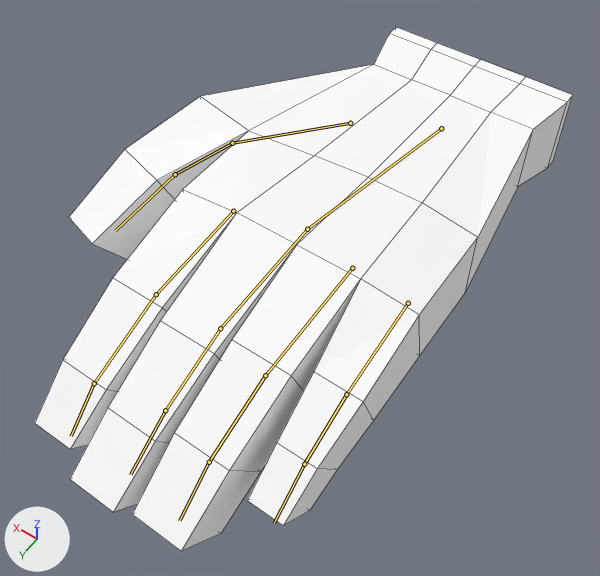
The Blender file app/models/handL.blend as it was, and as the next commit left it.
The view is the same before and after, from a camera (50 mm lens) standing at (-0.107, 0.151, 0.233) and looking at (0.008, -0.009, -0.019). Arrows for +X, +Y and +Z are at lower left; the lights stay in place. The bones that bend it are drawn over the model as lines. Mesh edges are drawn as thin lines.

Objects in the first picture: 'Hand'.
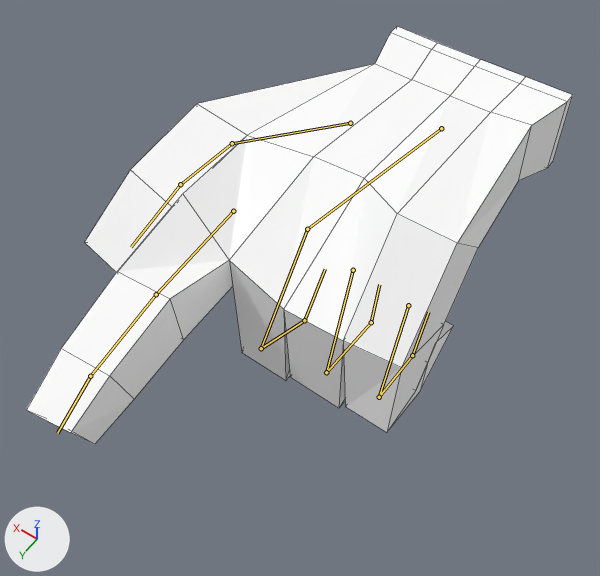
The newer file adds an action. The first version stands in its rest pose; the second is drawn at frame 10 of the action 'pointing'.

The change in detail:
Bone 'F2a' (bone_f2a) moves from (0.0, 0.0, 0.0) to (0.0, 0.0008, 0.0037).
Bone 'F2a' (bone_f2a) turns from (0, 0, 0) to (-49, 0, 0) degrees about its own x, y and z.
Bone 'F2b' (bone_f2b) moves from (0.0, 0.0, 0.0) to (0.0, -0.0006, 0.0009).
Bone 'F2b' (bone_f2b) turns from (0, 0, 0) to (-83, 0, 0) degrees about its own x, y and z.
Bone 'F2c' (bone_f2c) moves from (0.0, 0.0, 0.0) to (0.0, -0.001, -0.0042).
Bone 'F2c' (bone_f2c) turns from (0, 0, 0) to (-68, 0, 0) degrees about its own x, y and z.
Bone 'F3a' (bone_f3a) moves from (0.0, 0.0, 0.0) to (0.0, -0.0001, -0.0012).
Bone 'F3a' (bone_f3a) turns from (0, 0, 0) to (-69, 0, 0) degrees about its own x, y and z.
Bone 'F3b' (bone_f3b) moves from (0.0, 0.0, 0.0) to (0.0, -0.0022, -0.0073).
Bone 'F3b' (bone_f3b) turns from (0, 0, 0) to (-83, 0, 0) degrees about its own x, y and z.
Bone 'F3c' (bone_f3c) moves from (0.0, 0.0, 0.0) to (0.0, 0.0057, -0.0034).
Bone 'F3c' (bone_f3c) turns from (0, 0, 0) to (-68, 0, 0) degrees about its own x, y and z.
Bone 'F4a' (bone_f4a) moves from (0.0, 0.0, 0.0) to (0.0, -0.0006, -0.0025).
Bone 'F4a' (bone_f4a) turns from (0, 0, 0) to (-60, 2, -1) degrees about its own x, y and z.
Bone 'F4b' (bone_f4b) moves from (0.0, 0.0, 0.0) to (0.0, 0.0027, 0.006).
Bone 'F4b' (bone_f4b) turns from (0, 0, 0) to (-83, -1, 1) degrees about its own x, y and z.
Bone 'F4c' (bone_f4c) moves from (0.0, 0.0, 0.0) to (0.0, -0.0051, 0.0076).
Bone 'F4c' (bone_f4c) turns from (0, 0, 0) to (-68, 0, 0) degrees about its own x, y and z.
Bone 'F1b' (bone_f1b) turns from (0, 0, 0) to (15, -3, 3) degrees about its own x, y and z.
Bone 'F1c' (bone_f1c) turns from (0, 0, 0) to (14, -6, 3) degrees about its own x, y and z.
Bone 'Ta' (bone_ta) turns from (0, 0, 0) to (-2, -3, -2) degrees about its own x, y and z.
Bone 'Tb' (bone_tb) turns from (0, 0, 0) to (-5, -10, 9) degrees about its own x, y and z.
Bone 'Tc' (bone_tc) turns from (0, 0, 0) to (0, -4, 0) degrees about its own x, y and z.

Boxes (x1, y1, x2, y2) around the edits, measured in the pictures (600 x 576 px):
'Hand', posed (20% shorter)
    before: (35, 27, 573, 551)
    after: (26, 26, 573, 444)
bone 'F2a', root to tip
    before: (307, 229) to (220, 328)
    after: (307, 229) to (261, 348)
bone 'F2b', root to tip
    before: (220, 328) to (165, 410)
    after: (261, 348) to (304, 320)
bone 'F2c', root to tip
    before: (165, 410) to (130, 474)
    after: (304, 320) to (325, 269)
bone 'F3a', root to tip
    before: (352, 268) to (265, 375)
    after: (353, 270) to (326, 372)
bone 'F3b', root to tip
    before: (265, 375) to (209, 462)
    after: (326, 372) to (371, 322)
bone 'F3c', root to tip
    before: (209, 462) to (179, 520)
    after: (371, 322) to (379, 284)
bone 'F4a', root to tip
    before: (408, 303) to (346, 394)
    after: (408, 305) to (379, 397)
bone 'F4b', root to tip
    before: (346, 394) to (304, 464)
    after: (379, 397) to (412, 355)
bone 'F4c', root to tip
    before: (304, 464) to (274, 523)
    after: (412, 355) to (428, 312)
bone 'F1b', root to tip
    before: (156, 294) to (94, 383)
    after: (156, 294) to (90, 376)
bone 'F1c', root to tip
    before: (94, 383) to (71, 436)
    after: (90, 376) to (57, 433)
bone 'Tb', root to tip
    before: (232, 143) to (175, 174)
    after: (232, 143) to (180, 184)
bone 'Tc', root to tip
    before: (175, 174) to (115, 230)
    after: (180, 184) to (131, 247)
